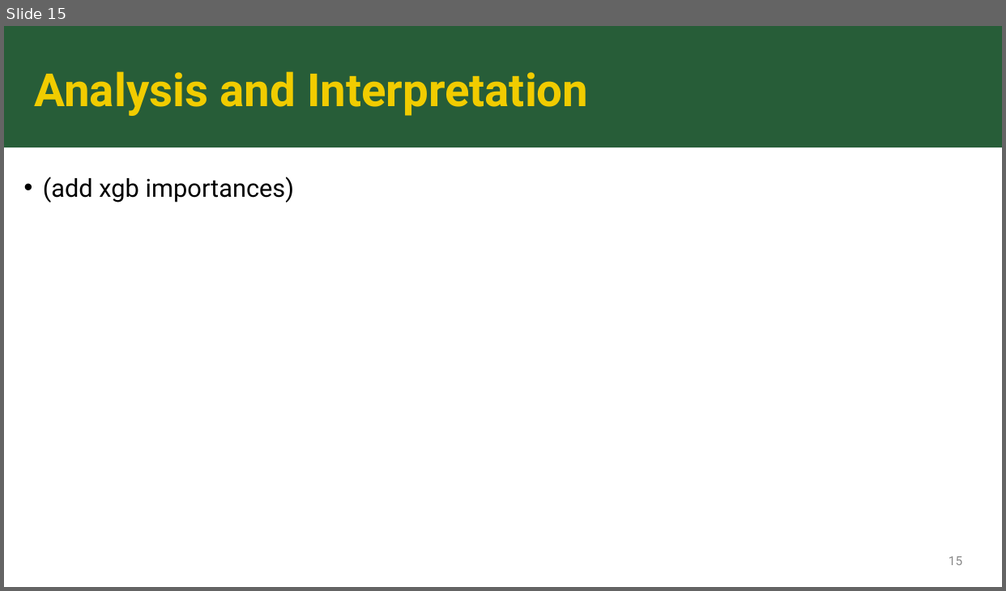
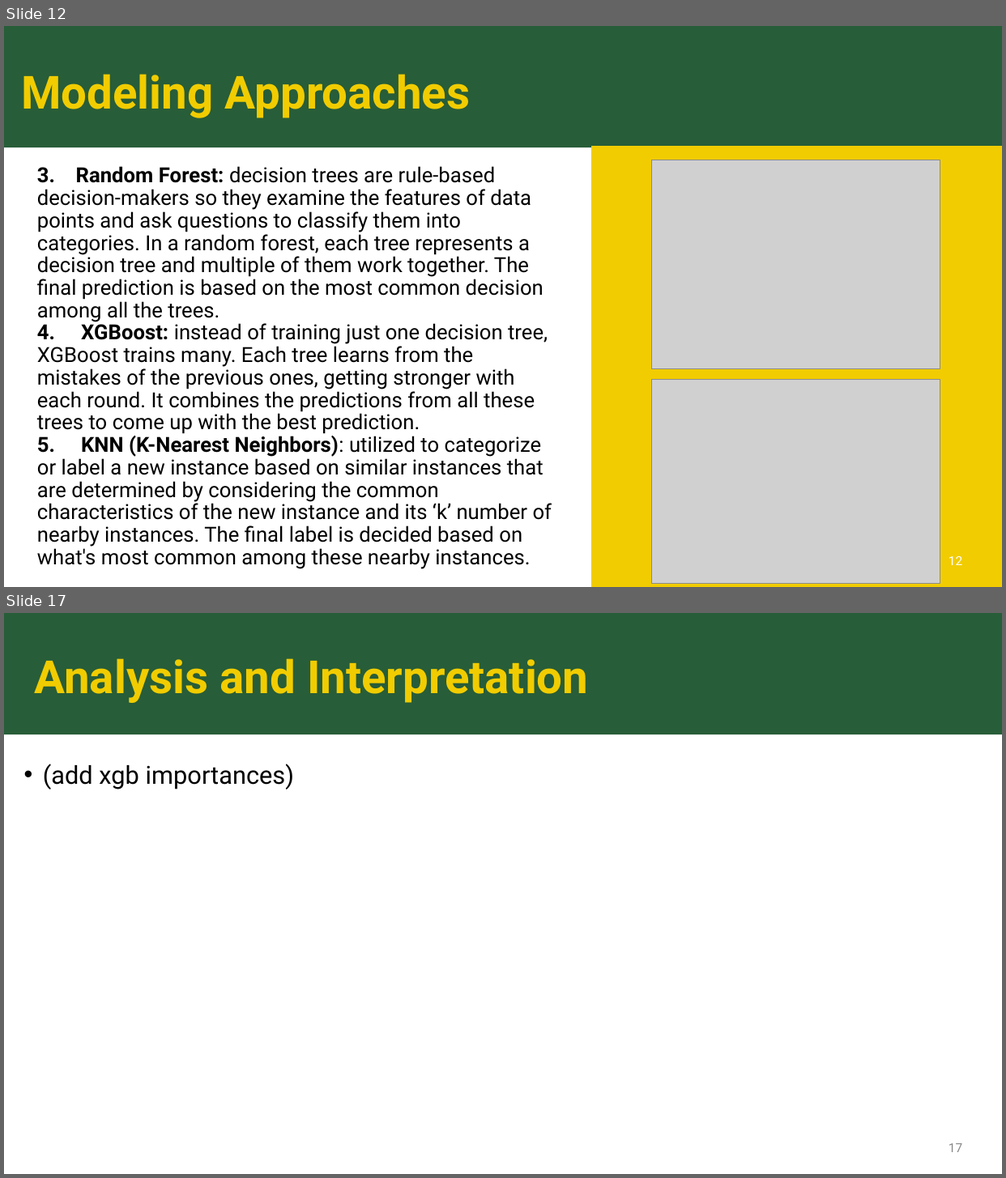
Before and after one commit to sk2003hw/Airline_Delay_and_Cancellation_Analysis, a slide deck: MATH 509_Project Presentation_Draft.pptx. Shown one above the other, each under a label of ours: slide 15 before the commit, slides 12 and 17 after it; the slides between them are not shown. The pictures are 1006x591 and 1006x1178 pixels, drawn with LibreOffice and Linux fonts; fonts in the diff are those of the drawing; grey boxes stand for pictures. Boxes give left, top, right and bottom in pixels: in the first picture for what was removed or moved away, otherwise in the second. Text is boxed around its words. In the diff, an @@ line names an element or a change of style, - is before the commit and + after.

```diff
--- a/MATH 509_Project Presentation_Draft.pptx
+++ b/MATH 509_Project Presentation_Draft.pptx
@@ slide 12 added at [4, 26, 1002, 587], background #FFFFFF; not listed: 1 template element that a slide beside it also shows @@
@@ title added at [21, 74, 471, 118], 44 pt, text #F1CC00, bold @@
+Modeling Approaches
@@ freeform shape added at [591, 146, 1002, 587], fill #F1CC00 @@
@@ text added at [37, 166, 552, 570], 20 pt, text #000000 @@
+3. Random Forest: decision trees are rule-based decision-makers so they examine the features of data points and ask questions to classify them into categories. In a random forest, each tree represents a decision tree and multiple of them work together. The final prediction is based on the most common decision among all the trees.
+4. XGBoost: instead of training just one decision tree, XGBoost trains many. Each tree learns from the mistakes of the previous ones, getting stronger with each round. It combines the predictions from all these trees to come up with the best prediction.
+5. KNN (K-Nearest Neighbors): utilized to categorize or label a new instance based on similar instances that are determined by considering the common characteristics of the new instance and its ‘k’ number of nearby instances. The final label is decided based on what's most common among these nearby instances.
@@ picture added at [651, 160, 940, 369] @@
@@ picture added at [651, 380, 940, 584] @@
@@ page number added at [948, 557, 962, 565], 12 pt, text #FFFFFF @@
+12
@@ what was slide 15 is now slide 17 @@
@@ page number at [948, 1144, 962, 1152]: text changed @@
-15
+17
```
Also in this commit, not shown: 9 slides changed, 5 other slides added, 4 slides removed.
